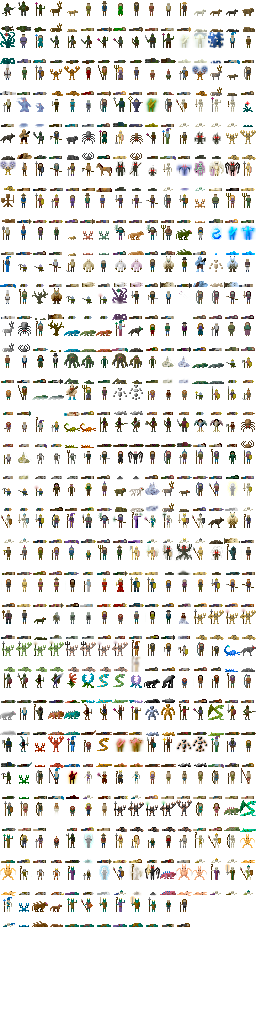
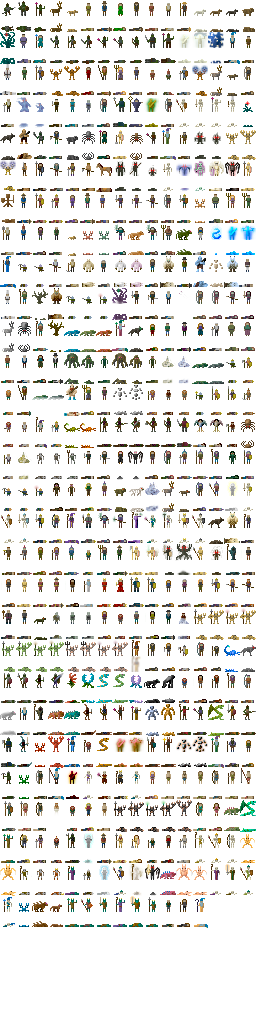
Layered file, before and after one edit (256px x 1024px). Changes by layer:
painted on "Background" over [left=194, top=898, right=208, bottom=928]
